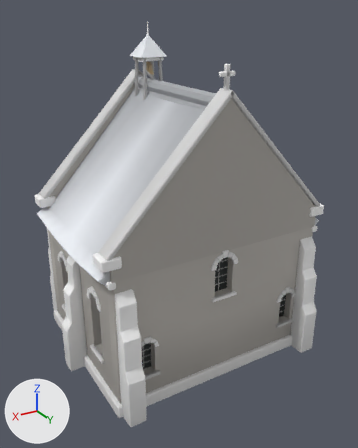
What one commit did to the glTF model assets/models/town/scriptorium.glb.
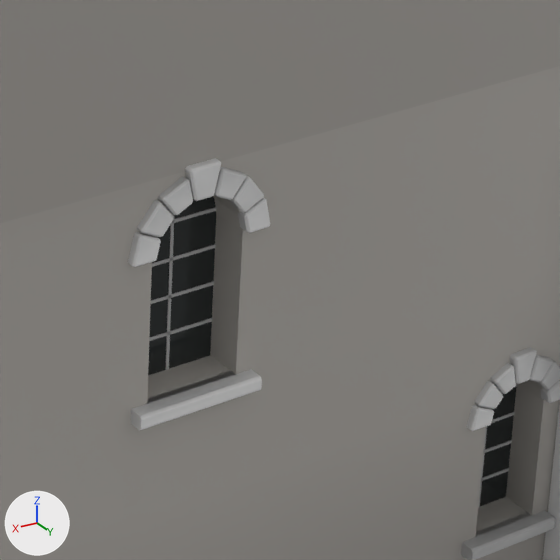
Each version appears first whole from a 50 mm lens placed at (11.06, 18.77, 15.1), pointed at (0.08, 0.47, 5.95), and next in a close-up on the part from 52% to 82% of the width and 49% to 73% of the height. Lighting does not change. The marker at lower left points along +X, +Y and +Z. The last two pictures show the newer version. Vertices at exactly the same position are counted once.

Objects in the first close-up: 'bell'.
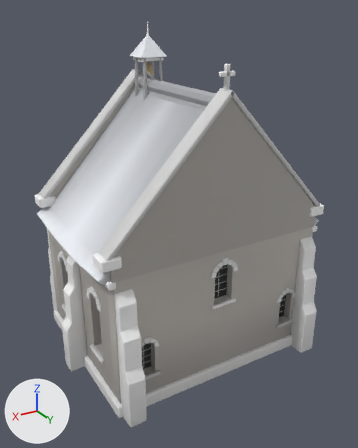
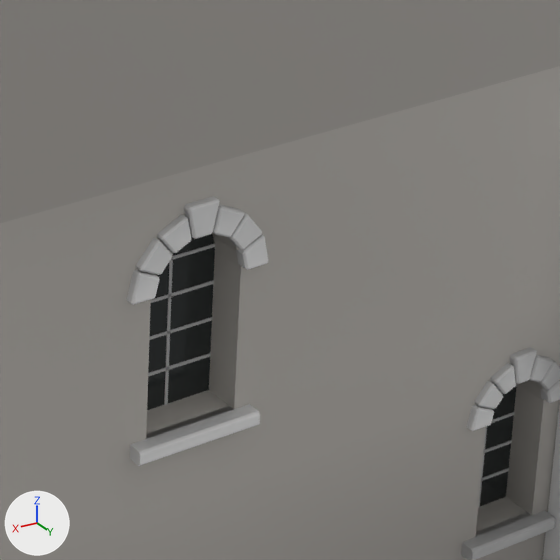
What differs and where, as boxes (x1, y1, x2, y2) in the close-ups (560 x 560 px; the box of a moved part takes in the faces that stretch with it):
part 1 of me_bell, moved or reshaped: before (128, 232, 161, 267); after (127, 270, 159, 305)
part 2 of me_bell, moved or reshaped: before (137, 200, 174, 237); after (136, 238, 172, 275)
part 3 of me_bell, moved or reshaped: before (158, 176, 193, 215); after (157, 215, 192, 253)
part 4 of me_bell, moved or reshaped: before (185, 158, 221, 201); after (184, 196, 220, 239)
part 5 of me_bell, moved or reshaped: before (214, 167, 246, 200); after (212, 204, 244, 237)
part 6 of me_bell, moved or reshaped: before (229, 174, 264, 212); after (227, 212, 262, 249)
part 7 of me_bell, moved or reshaped: before (238, 197, 270, 233); after (236, 235, 268, 270)
part 8 of me_bell, moved or reshaped: before (131, 369, 262, 431); after (130, 404, 260, 466)
part 9 of me_bell, moved or reshaped: before (148, 196, 216, 375); after (147, 234, 215, 410)
part 10 of me_bell, moved or reshaped: before (165, 214, 174, 370); after (164, 251, 173, 405)
part 11 of me_bell, moved or reshaped: before (149, 318, 212, 341); after (148, 353, 211, 376)
part 12 of me_bell, moved or reshaped: before (151, 281, 214, 304); after (149, 317, 213, 340)
part 13 of me_bell, moved or reshaped: before (152, 244, 216, 267); after (151, 280, 214, 303)
part 14 of me_bell, moved or reshaped: before (173, 207, 217, 223); after (172, 244, 215, 260)
part 15 of me_bell, moved or reshaped: before (0, 154, 482, 511); after (0, 154, 481, 511)
part 16 of me_bell, moved or reshaped: before (236, 66, 560, 389); after (234, 66, 560, 409)
part 17 of me_bell, moved or reshaped: before (0, 209, 152, 560); after (0, 247, 151, 560)
part 18 of me_bell, edited (looks the same): (0, 66, 560, 560) in both

The change in detail:
me_bell has 5064 vertices, 9546 faces and spans x -5.85..5.85, y -5.08..4.85, z -0.25..14.7.
me_bell is used by ob_bell; location (0.0, 0.0, 0.0).
me_bell part 1: the loose piece of 24 vertices spanning x 0.41..0.69, y 3.95..4.08, z 5.31..5.58 is moved by (0.0, 0.0, -0.34).
me_bell part 2: the loose piece of 24 vertices spanning x 0.3..0.61, y 3.95..4.08, z 5.51..5.82 is moved by (0.0, 0.0, -0.34).
me_bell part 3: the loose piece of 24 vertices spanning x 0.11..0.41, y 3.95..4.08, z 5.66..5.96 is moved by (0.0, 0.0, -0.34).
me_bell part 4: the loose piece of 24 vertices spanning x -0.16..0.16, y 3.95..4.08, z 5.74..6.04 is moved by (0.0, 0.0, -0.34).
me_bell part 5: the loose piece of 24 vertices spanning x -0.41..-0.11, y 3.95..4.08, z 5.66..5.96 is moved by (0.0, 0.0, -0.34).
me_bell part 6: the loose piece of 24 vertices spanning x -0.61..-0.3, y 3.95..4.08, z 5.51..5.82 is moved by (0.0, 0.0, -0.34).
me_bell part 7: the loose piece of 24 vertices spanning x -0.69..-0.41, y 3.95..4.08, z 5.31..5.58 is moved by (0.0, 0.0, -0.34).
me_bell part 8: the loose piece of 16 vertices spanning x -0.61..0.61, y 3.91..4.15, z 3.81..3.95 is moved by (0.0, 0.0, -0.34).
me_bell part 9: the loose piece of 20 vertices spanning x -0.45..0.45, y 3.62..3.64, z 3.95..5.75 is moved by (0.0, 0.0, -0.34).
me_bell part 10: the loose piece of 8 vertices spanning x -0.02..0.02, y 3.61..3.65, z 3.95..5.73 is moved by (0.0, 0.0, -0.34).
me_bell part 11: the loose piece of 8 vertices spanning x -0.45..0.45, y 3.61..3.65, z 4.29..4.32 is moved by (0.0, 0.0, -0.34).
me_bell part 12: the loose piece of 8 vertices spanning x -0.45..0.45, y 3.61..3.65, z 4.64..4.66 is moved by (0.0, 0.0, -0.34).
me_bell part 13: the loose piece of 8 vertices spanning x -0.45..0.45, y 3.61..3.65, z 4.99..5.01 is moved by (0.0, 0.0, -0.34).
me_bell part 14: the loose piece of 8 vertices spanning x -0.45..0.45, y 3.61..3.65, z 5.34..5.36 is moved by (0.0, 0.0, -0.34).
me_bell part 15: 30 of the vertices in x -0.45..0.45, y 3.4..4.0, z 3.95..5.75 are moved by (0.0, 0.0, -0.34).
me_bell part 16: 12 of the vertices in x -5.0..-3.35, y 3.4..4.0, z 3.95..5.75 are moved by (0.0, 0.0, -0.34).
me_bell part 17: 12 of the vertices in x 3.35..5.0, y 3.4..4.0, z 3.95..5.75 are moved by (0.0, 0.0, -0.34).
me_bell part 18: 467 kept faces spanning x -5.0..5.0, y 3.4..4.08, z 0.1..6.0 get new vertex colours; the middle colour goes from grey #bebebe to light grey #c3c3c3.
